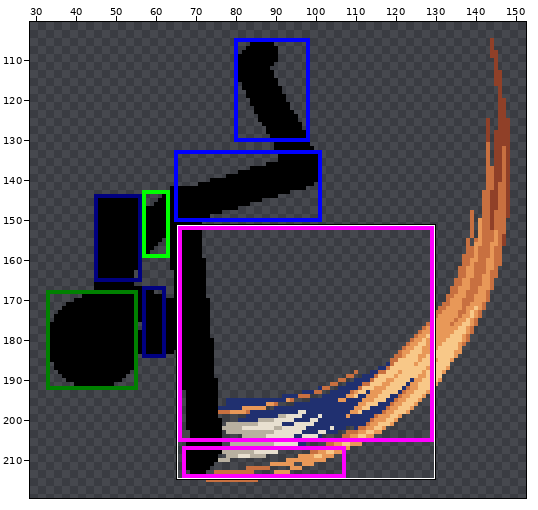
Two states of a pixel-art file, animations/1020_金家潘_天升脚.aseprite. Above: a wide view before the commit, with the close-up outlined.
Close-up. The starting point:
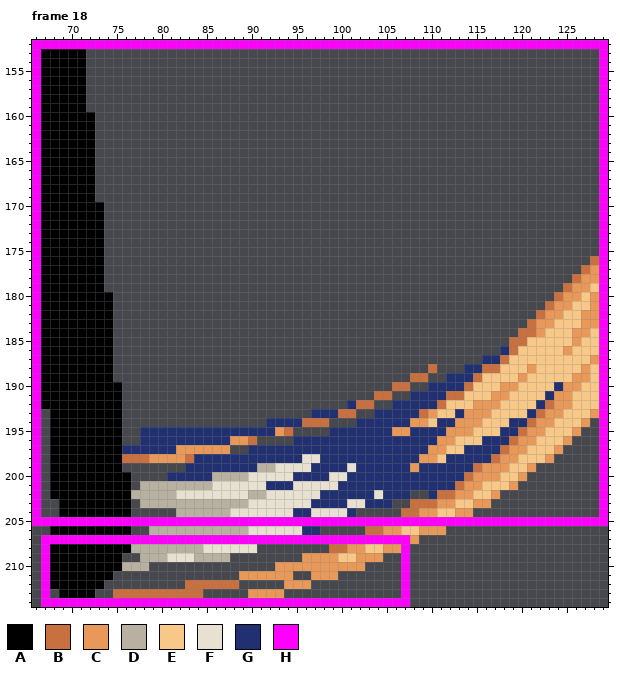
600x300 pixels, 28 frames. Shown: frame 18: x 66..129, y 152..214. The wide view leaves out empty margins. The commit also changed other frames or places, which this record leaves out.
Visible layers, top first: "碰撞层", "火柴人", "Effect".
Palette (. is transparent): A #000000  B #c87040  C #e89858  D #b8b0a0  E #f8c888  F #e8e0d0  G #203070  H #ff00ff
Pixels before, frame 18 (only the part around the change), first column x 66:
152 HHHHHHHHHHHHHHHHHHHHHHHHHHHHHHHHHHHHHHHHHHHHHHHHHHHHHHHHHHHHHHHH
153 HAAAAA.........................................................H
154 HAAAAA.........................................................H
155 HAAAAA.........................................................H
156 HAAAAA.........................................................H
157 HAAAAA.........................................................H
158 HAAAAA.........................................................H
159 HAAAAA.........................................................H
160 HAAAAAA........................................................H
161 HAAAAAA........................................................H
162 HAAAAAA........................................................H
163 HAAAAAA........................................................H
164 HAAAAAA........................................................H
165 HAAAAAA........................................................H
166 HAAAAAA........................................................H
167 HAAAAAA........................................................H
168 HAAAAAA........................................................H
169 HAAAAAA........................................................H
170 HAAAAAAA.......................................................H
171 HAAAAAAA.......................................................H
172 HAAAAAAA.......................................................H
173 HAAAAAAA.......................................................H
174 HAAAAAAA.......................................................H
175 HAAAAAAA.......................................................H
176 HAAAAAAA......................................................BH
177 HAAAAAAA.....................................................BCH
178 HAAAAAAA....................................................BCCH
179 HAAAAAAA...................................................BCCEH
180 HAAAAAAAA.................................................BCCECH
181 HAAAAAAAA................................................BCCEECH
182 HAAAAAAAA...............................................BCCEECCH
183 HAAAAAAAA..............................................BCCEEECCH
184 HAAAAAAAA.............................................BBCEEECCEH
185 HAAAAAAAA............................................BBEEEEECEEH
186 HAAAAAAAA...........................................GBEEEEECEEEH
187 HAAAAAAAA.........................................GGBEEEEEEEEECH
188 HAAAAAAAA...................................B...GGBBEEECEEEEECEH
189 HAAAAAAAA.................................BB..GGGBEEEECEEEEECCEH
190 HAAAAAAAAA..............................BB..GGGGBEEECCEEEEGCCEEH
191 HAAAAAAAAA............................BB..GGGGBBEEECCEEEEGCCEEEH
192 HAAAAAAAAA.........................GBB..GGGGGBEEECCCEEEEGBCCEEEH
193 H.AAAAAAAA.....................GGGBB..GGGGGBCEEGCCCEEEEGBCCEEECH
194 H.AAAAAAAA................GGGGBBB...GGGGGGCCEGGCCCEEEGGBCCEEEC.H
195 H.AAAAAAAA..GGGGGGGGGGGGGGGCB....GGGGGGGCCGGGGCCCEEEGGBCCEEEC..H
196 H.AAAAAAAA..GGGGGGGGGGCCB....GGGGGGGGGGGGGGGGCCEEEGGGBCCEEEC...H
197 H.AAAAAAAAGGGGGGCCCCCC..GGGGGGGGGGGGGGGGGGGGCCEEGGGGBCCEEEC....H
198 H.AAAAAAAABBBCCCCBGGGGGGGGGGGGFFGGGGGGGGGGGCCEGGGGGBCCEEEC.....H
199 H.AAAAAAAA.......GGGGGGGGDDFFFFGGGGFGGGGGGCGGGGGGBCCCEEC.......H
200 H.AAAAAAAAA....GGGGGDDDDFFFFFGGGGFFGGGGGGGGGGGGGBCCCEEC........H
201 H.AAAAAAAAA.DDDDDDDDFFFFFFGGGFFFFFGGGGGGGGGGGGGBCCEEEC.........H
202 H.AAAAAAAAADDDDDFFFFFFFFDDFFFFFFGGGGGGFGGG..GBBCCEEC...........H
203 H..AAAAAAAA.DDDDDDDDDDDDFFFFFFFGGGGFFGGG..BBBCCEECC............H
204 H..AAAAAAAA.....DDDDDDFFFFFFFGGFFFFG.....BBCCEECC..............H
205 HHHHHHHHHHHHHHHHHHHHHHHHHHHHHHHHHHHHHHHHHHHHHHHHHHHHHHHHHHHHHHHH
206 ..AAAAAAAAA..DDDDDDDDDDDFFFFFFGG.....BBCCEECCC..................
207 .HHHHHHHHHHHHHHHHHHHHHHHHHHHHHHHHHHHHHHHHHC.....................
208 .HAAAAAAAAADDDDDDDDFFFFFF........BBCCEECCH......................
209 .HAAAAAAAA..DDDFFFDDDD........CCCCEECCC..H......................
210 .HAAAAAAAADDD..............CCCCCCCCCC....H......................
211 .HAAAAAAA..............CCCCCC..CCC.......H......................
212 .HAAAAAA.........BBBBBB.....CCC..........H......................
213 .H.AAAA..BBBBBBBBBB.....CCCC.............H......................
214 .HHHHHHHHHHHHHHHHHHHHHHHHHHHHHHHHHHHHHHHHH......................
After:
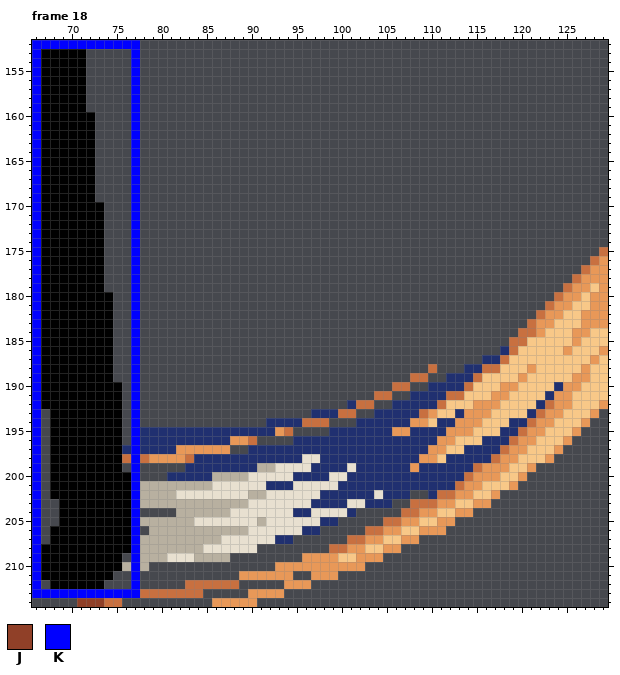
Colours new in this view: J #904028  K #0000ff
The edit:
Changed rows in their new state; - is an unchanged pixel.
Frame 18, layer "碰撞层":
first column x 66:
152 KKKKKKKKKKKK....................................................
153 K----------K---------------------------------------------------.
154 K----------K---------------------------------------------------.
155 K----------K---------------------------------------------------.
156 K----------K---------------------------------------------------.
157 K----------K---------------------------------------------------.
158 K----------K---------------------------------------------------.
159 K----------K---------------------------------------------------.
160 K----------K---------------------------------------------------.
161 K----------K---------------------------------------------------.
162 K----------K---------------------------------------------------.
163 K----------K---------------------------------------------------.
164 K----------K---------------------------------------------------.
165 K----------K---------------------------------------------------.
166 K----------K---------------------------------------------------.
167 K----------K---------------------------------------------------.
168 K----------K---------------------------------------------------.
169 K----------K---------------------------------------------------.
170 K----------K---------------------------------------------------.
171 K----------K---------------------------------------------------.
172 K----------K---------------------------------------------------.
173 K----------K---------------------------------------------------.
174 K----------K---------------------------------------------------.
175 K----------K---------------------------------------------------B
176 K----------K---------------------------------------------------C
177 K----------K---------------------------------------------------C
178 K----------K---------------------------------------------------C
179 K----------K---------------------------------------------------C
180 K----------K---------------------------------------------------C
181 K----------K---------------------------------------------------C
182 K----------K---------------------------------------------------C
183 K----------K---------------------------------------------------C
184 K----------K---------------------------------------------------E
185 K----------K---------------------------------------------------E
186 K----------K---------------------------------------------------C
187 K----------K---------------------------------------------------E
188 K----------K---------------------------------------------------E
189 K----------K---------------------------------------------------E
190 K----------K---------------------------------------------------E
191 K----------K---------------------------------------------------E
192 K----------K---------------------------------------------------C
193 K----------K---------------------------------------------------.
194 K----------K---------------------------------------------------.
195 K----------K---------------------------------------------------.
196 K----------K---------------------------------------------------.
197 K----------K---------------------------------------------------.
198 K----------K---------------------------------------------------.
199 K----------K---------------------------------------------------.
200 K----------K---------------------------------------------------.
201 K----------K---------------------------------------------------.
202 K----------K---------------------------------------------------.
203 K----------K---------------------------------------------------.
204 K----------K---------------------------------------------------.
205 K..AAAAAAAAKDDDDDDFFFFFFFDFFFFFFGG.....BBCCEECC.................
206 K----------K----------------------------------------------------
207 K.AAAAAAAAAKDDDDDDDDDFFFFFFGG......BBCCEEC----------------------
208 KA---------K-----------------------------.----------------------
209 KA---------K-----------------------------.----------------------
210 KA---------K-----------------------------.----------------------
211 KA---------K-----------------------------.----------------------
212 K.---------K-----------------------------.----------------------
213 KKKKKKKKKKKK-----------------------------.----------------------
214 -....JJJBB..........CCCCC.................----------------------
Changed places in both close-ups, as pixel boxes (x1, y1, x2, y2):
changed: (32, 40, 608, 607)
